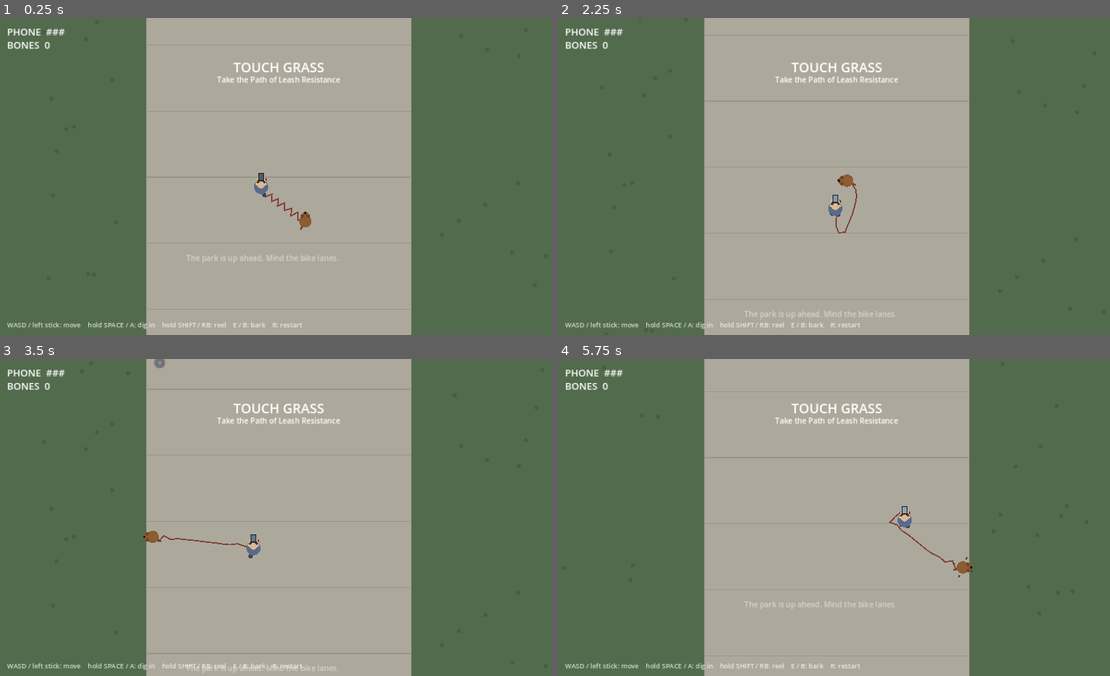
Above: before the commit, frames 1-4 (two rows, left to right).
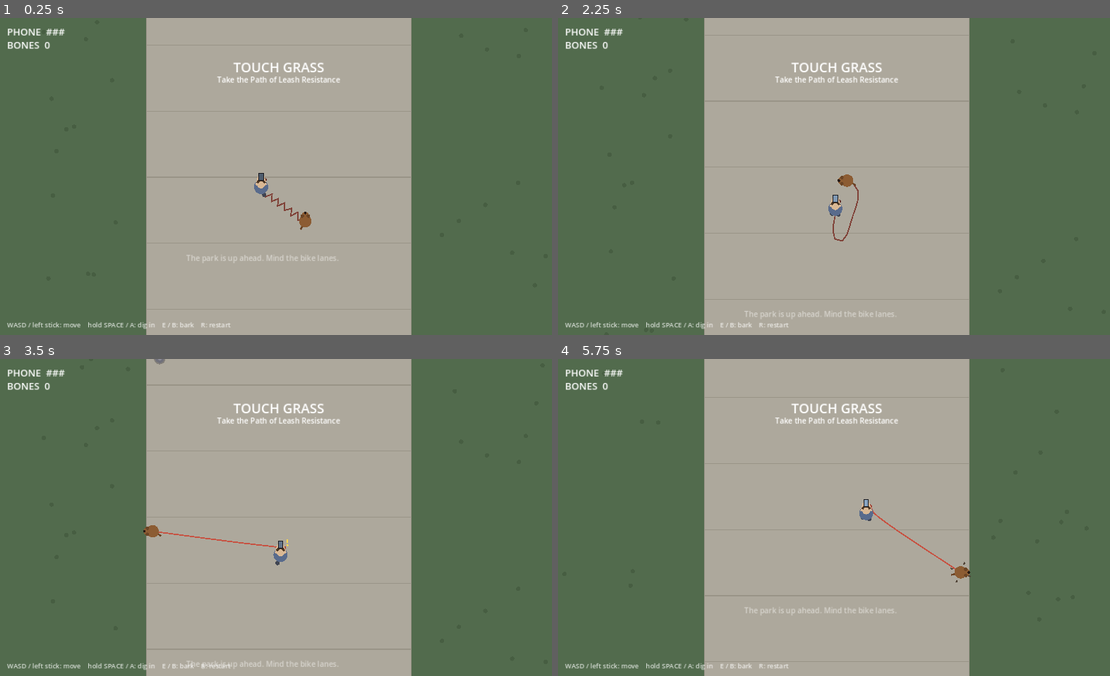
Above: after the commit, the same moments.

Repository: cyanidesayonara/path-of-leash-resistance
Game: Godot game, scene res://main.tscn
Two runs of this game, one before a commit and one after it. Both use one fixed random seed, a clock stepped at 60 frames per second and the inputs below.
Inputs:
- Up to frame 1 (0.25 s): no input
- Up to frame 2 (2.25 s): hold Space (plant) 0.53-1.28 s; hold W (move_up) 0.53-2.03 s; tap E (bark) at 0.6 s; tap Space (plant) at 1.35 s; tap Shift (reel, bound only before the commit) at 1.55 s; hold A (move_left) from 2.03 s (still down); hold Shift (reel, bound only before the commit) from 2.03 s (still down)
- Up to frame 3 (3.5 s): keep holding A (move_left); tap E (bark) at 2.3, 2.85 s; release Shift (reel, bound only before the commit) at 2.78 s; tap Space (plant) at 3.05 s
- Up to frame 4 (5.75 s): release A (move_left) at 3.53 s; hold S (move_down) 3.53-4.28 s; hold Space (plant) 3.53-4.28 s; tap Shift (reel, bound only before the commit) at 3.8, 4.35 s; tap R (restart) at 4.15 s; hold D (move_right) 4.28-5.03 s; tap E (bark) at 4.55, 5.1 s; hold W (move_up) from 5.03 s (still down); hold Space (plant) from 5.03 s (still down)

The runs differ from the first frame. In frame 1, 0.1% of the frame differs, in the area x 29-55%, y 96-98%; in frame 2, 0.3%; in frame 3, 0.9%; in frame 4, 1.0%, in the area x 29-76%, y 44-98%.

Commit message:
tug-of-war mass model, fix multi-wrap detaching, human owns the retractable leash

Diff:
--- a/human.gd
+++ b/human.gd
@@ -3,7 +3,7 @@
 # The human. Dead weight with a phone. Walks north on autopilot,
 # occasionally does something stupid. Telegraphs it first, to be fair.
 
-enum HState { WALK, STOPPED, DRIFT, DASH, SELFIE, FILM, STUMBLE, FALLEN }
+enum HState { WALK, STOPPED, DRIFT, DASH, SELFIE, FILM, REEL, STUMBLE, FALLEN }
 
 const WALK_SPEED := 92.0
 
@@ -146,25 +146,28 @@
 		event_timer = randf_range(3.5, 6.5)
 		var roll := randf()
 		pending_bench = false
-		if roll < 0.22:
+		if roll < 0.2:
 			pending_event = HState.STOPPED
 			_show_bubble("ring ring")
-		elif roll < 0.46:
+		elif roll < 0.4:
 			pending_event = HState.DRIFT
 			_show_bubble("typing...")
-		elif roll < 0.64:
+		elif roll < 0.56:
 			pending_event = HState.DASH
 			_show_bubble("ooh!")
-		elif roll < 0.78:
+		elif roll < 0.68:
 			pending_event = HState.SELFIE
 			_show_bubble("selfie!")
-		elif roll < 0.9:
+		elif roll < 0.78:
 			pending_event = HState.FILM
 			_show_bubble("filming...")
-		else:
+		elif roll < 0.88:
 			pending_event = HState.DASH
 			pending_bench = true
 			_show_bubble("tired...")
+		else:
+			pending_event = HState.REEL
+			_show_bubble("click!")
 		telegraph_t = 0.8
 
 
@@ -177,6 +180,10 @@
 			state = HState.DRIFT
 			state_t = 1.8
 			drift_dir = 1.0 if randf() < 0.5 else -1.0
+		HState.REEL:
+			# fiddles with the retractable leash: new random length, and
+			# the dog just has to live with it
+			main.set_leash_target(randf_range(130.0, 330.0))
 		HState.SELFIE:
 			state = HState.SELFIE
 			state_t = 2.2
--- a/leash.gd
+++ b/leash.gd
@@ -100,7 +100,7 @@
 			# the same pole can be wound again and again, but only once the
 			# rope has swung well past the existing contact point
 			var swung := absf((a - poles[i]).angle_to(cp - poles[i]))
-			if swung < 1.7:
+			if swung < 1.5:
 				continue
 		var d := cp.distance_to(a)
 		if d < best_d:
@@ -129,8 +129,17 @@
 		var b := _anchor_beyond(human_end)
 		var p := human.global_position if human_end else dog.global_position
 		var pos: Vector2 = piv.pos
+		var pole_c: Vector2 = poles[int(piv.pole)]
+		# endpoint hugging the pole: geometry is degenerate, freeze the state
+		# (step away from the pole to unwind)
+		if p.distance_to(pole_c) < WRAP_R + 12.0:
+			break
 		var cur := signf((pos - b).cross(p - pos))
-		if cur != 0.0 and cur != float(piv.wind):
+		# the cross sign also flips when the rope winds PAST a half turn;
+		# only a flip on the straightened side (endpoint out beyond the
+		# pivot along the anchor->pivot ray) is a real unwind
+		var straightened := (p - pos).dot(pos - b) > 0.0
+		if cur != 0.0 and cur != float(piv.wind) and straightened:
 			if human_end:
 				pivots.pop_back()
 			else:
--- a/main.gd
+++ b/main.gd
@@ -9,6 +9,9 @@
 const GATE_Y := -5000.0
 const LEASH_LENGTH := 260.0
 const LEASH_STRETCH_CAP := 1.15
+const LEASH_K := 32.0
+const DOG_MASS := 1.0
+const HUMAN_MASS := 4.0
 const POLE_RADIUS := 10.0
 
 const LANE_YS: Array[float] = [-1200.0, -2600.0, -4000.0]
@@ -39,6 +42,7 @@
 var lane_state: Array = []
 
 var leash_len := LEASH_LENGTH
+var leash_target := LEASH_LENGTH
 var bones := 0
 var streak := 0
 var phone_hp := 3
@@ -88,7 +92,6 @@
 		InputMap.action_add_event(action, ev)
 	var buttons := {
 		"plant": [KEY_SPACE, JOY_BUTTON_A], "bark": [KEY_E, JOY_BUTTON_B],
-		"reel": [KEY_SHIFT, JOY_BUTTON_RIGHT_SHOULDER],
 		"restart": [KEY_R, JOY_BUTTON_START],
 	}
 	for action in buttons:
@@ -209,7 +212,7 @@
 	phone_label = _hud_label(Vector2(24, 16), 22)
 	bones_label = _hud_label(Vector2(24, 46), 22)
 	var hint := _hud_label(Vector2(24, 686), 15)
-	hint.text = "WASD / left stick: move    hold SPACE / A: dig in    hold SHIFT / RB: reel    E / B: bark    R: restart"
+	hint.text = "WASD / left stick: move    hold SPACE / A: dig in    E / B: bark    R: restart"
 	hint.modulate.a = 0.75
 	var title := _hud_label(Vector2(0, 90), 30)
 	title.size = Vector2(1280, 40)
@@ -255,11 +258,9 @@
 	elapsed += delta
 	dog.tick(delta)
 	human.tick(delta)
-	# retractable leash: reeling shortens it, released it extends back
-	if Input.is_action_pressed("reel"):
-		leash_len = maxf(110.0, leash_len - 220.0 * delta)
-	else:
-		leash_len = minf(LEASH_LENGTH, leash_len + 260.0 * delta)
+	# the human owns the retractable leash: length changes on their whim
+	# ("click!" event), never the dog's
+	leash_len = move_toward(leash_len, leash_target, 150.0 * delta)
 	leash.seg_len = leash_len / 15.0
 	_apply_leash(delta)
 	leash.tick(delta)
@@ -303,34 +304,35 @@
 	var to_d_anchor: Vector2 = leash.dog_anchor() - dog.global_position
 	var d_dir := to_d_anchor.normalized() if to_d_anchor.length() > 0.001 else Vector2.ZERO
 	human.notify_strain()
-	# spring stiffness depends on how anchored the dog is
-	var k := 8.0
+	# Tug of war: one tension, applied to each end inversely to effective
+	# mass. The human is ~4x the dog, so raw pulls yank the DOG around;
+	# the dog wins by bracing (plant), leverage (wraps act as a capstan:
+	# each pivot multiplies the dog side's holding power), and timing.
+	var capstan := pow(2.2, float(leash.pivots.size()))
+	var dog_m := DOG_MASS * capstan
 	if dog.planted:
-		k = 34.0
+		dog_m *= 30.0
 	elif dog.input_active:
-		k = 30.0
-	elif leash.pivots.size() > 0:
-		k = 26.0
-	# a wound-up leash is effectively stiffer: more wraps, harder flings
-	k *= 1.0 + 0.3 * minf(float(leash.pivots.size()), 6.0)
-	human.velocity += h_dir * minf(k * excess, 1400.0) * delta
-	# damp the separating component so the human doesn't bungee
-	var sep := human.velocity.dot(-h_dir)
-	if sep > 0.0:
-		human.velocity += h_dir * sep * minf(5.0 * delta, 1.0)
+		dog_m *= 2.0
+	var human_m := HUMAN_MASS * (2.0 if human.is_fallen() else 1.0)
+	var tension := minf(LEASH_K * excess, 1600.0)
+	human.velocity += h_dir * (tension / human_m) * delta
+	if not dog.planted:
+		dog.velocity += d_dir * (tension / dog_m) * delta
+	# damp separating components so neither end bungees
+	var sep_h := human.velocity.dot(-h_dir)
+	if sep_h > 0.0:
+		human.velocity += h_dir * sep_h * minf(5.0 * delta, 1.0)
+	var sep_d := dog.velocity.dot(-d_dir)
+	if sep_d > 0.0 and not dog.planted:
+		dog.velocity += d_dir * sep_d * minf(3.0 * delta, 1.0)
 	var cap := leash_len * LEASH_STRETCH_CAP
 	if used > cap:
 		var over := used - cap
-		var dog_share := 0.75
-		if dog.planted:
-			dog_share = 0.06
-		elif dog.input_active:
-			dog_share = 0.25
-		if human.is_fallen():
-			dog_share = minf(dog_share + 0.15, 0.9)
+		var w_d := (1.0 / dog_m) / (1.0 / dog_m + 1.0 / human_m)
 		var yank_speed := maxf(human.velocity.dot(-h_dir), 0.0)
-		dog.move_and_collide(d_dir * over * dog_share)
-		human.move_and_collide(h_dir * over * (1.0 - dog_share))
+		dog.move_and_collide(d_dir * over * w_d)
+		human.move_and_collide(h_dir * over * (1.0 - w_d))
 		var rel := human.velocity.dot(-h_dir)
 		if rel > 0.0:
 			human.velocity += h_dir * rel * 0.9
@@ -403,6 +405,10 @@
 func on_bark(pos: Vector2) -> void:
 	if human.global_position.distance_to(pos) < 170.0:
 		human.halt(0.8)
+
+
+func set_leash_target(v: float) -> void:
+	leash_target = clampf(v, 120.0, 330.0)
 
 
 func nearest_bench(pos: Vector2):
Not shown, changed: AGENTS.md
Not shown, changed: CHANGELOG.md
Not shown, changed: PROJECT.md
Not shown, changed: README.md
